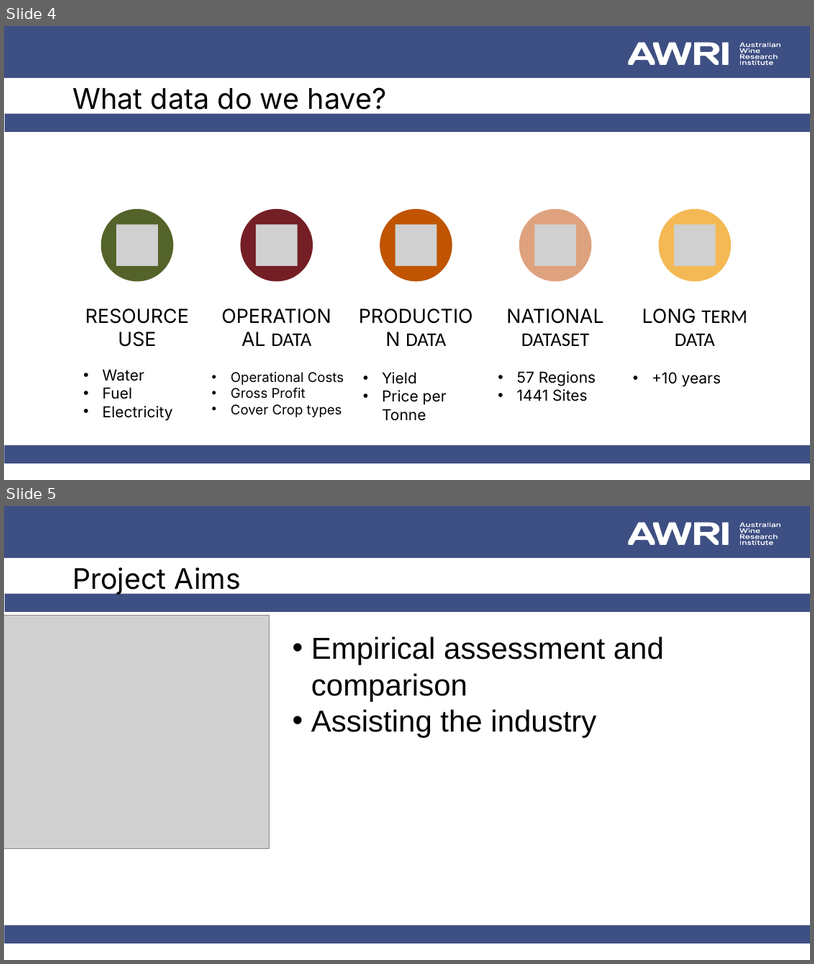
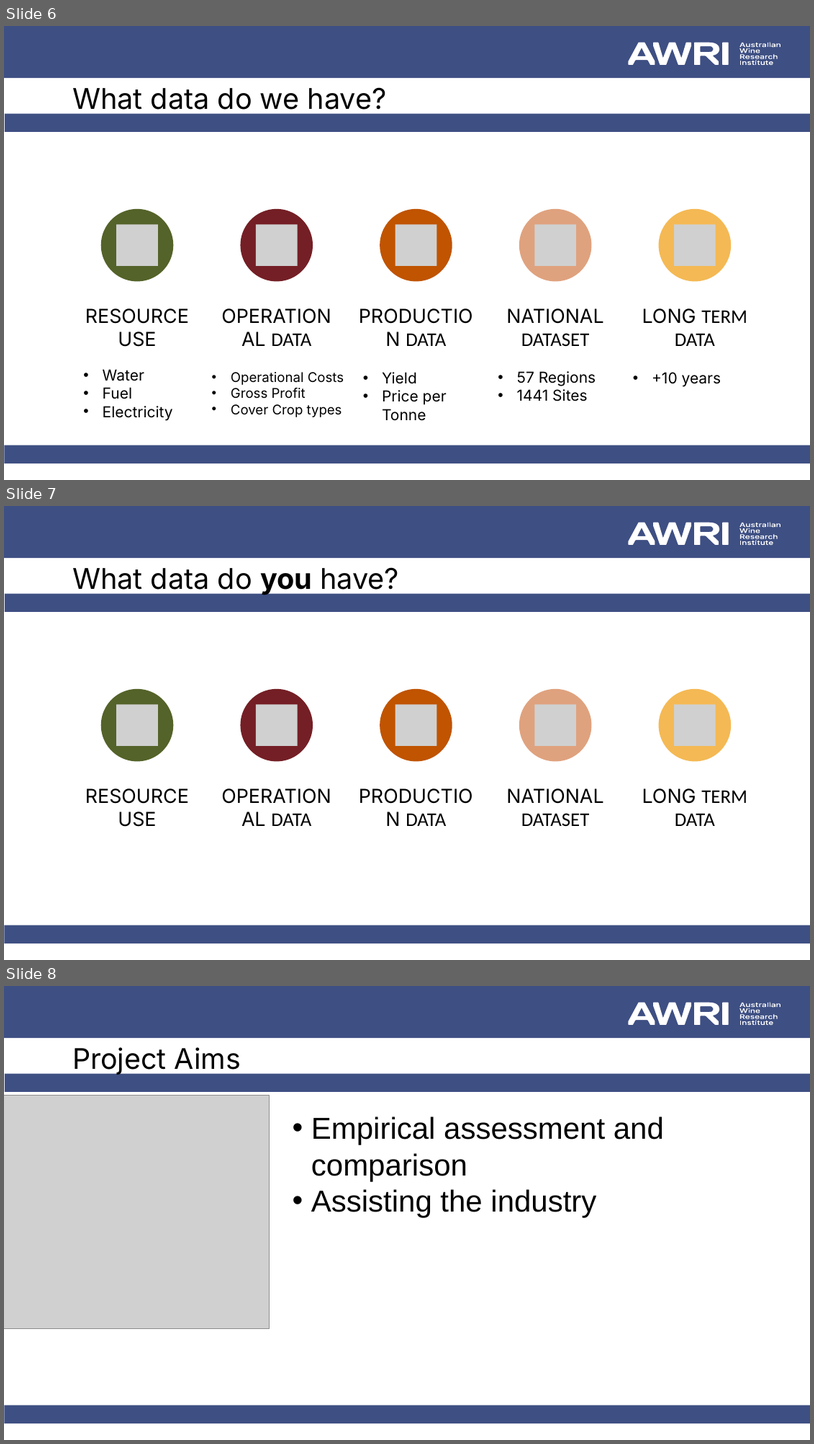
Before and after one commit to JixTheCat/Bayesian-network, a slide deck: BN Workshop 1.pptx. Shown one above the other, each under a label of ours: slides 4 and 5 before the commit, slides 6, 7 and 8 after it. The pictures are 814x964 and 814x1444 pixels, drawn with LibreOffice and Linux fonts; fonts in the diff are those of the drawing; grey boxes stand for pictures. Boxes give left, top, right and bottom in pixels: in the first picture for what was removed or moved away, otherwise in the second. Text is boxed around its words. In the diff, an @@ line names an element or a change of style, - is before the commit and + after.

```diff
--- a/BN Workshop 1.pptx
+++ b/BN Workshop 1.pptx
@@ slide 7 added at (4, 506, 810, 960), background #FFFFFF; not listed: 41 template elements that a slide beside it also shows @@
@@ text added at (72, 567, 399, 595), 34 pt, text #000000 @@
+What data do you have?
@@ group added at (85, 689, 748, 826): 5 ellipses, 5 pictures, 5 texts @@
+RESOURCE USE
+OPERATIONAL DATA
+PRODUCTION DATA
+NATIONAL DATASET
+LONG TERM DATA
@@ what was slide 4 is now slide 6 @@
@@ what was slide 5 is now slide 8 @@
```
Also in this commit, not shown: 2 slides changed, 17 other slides added.
